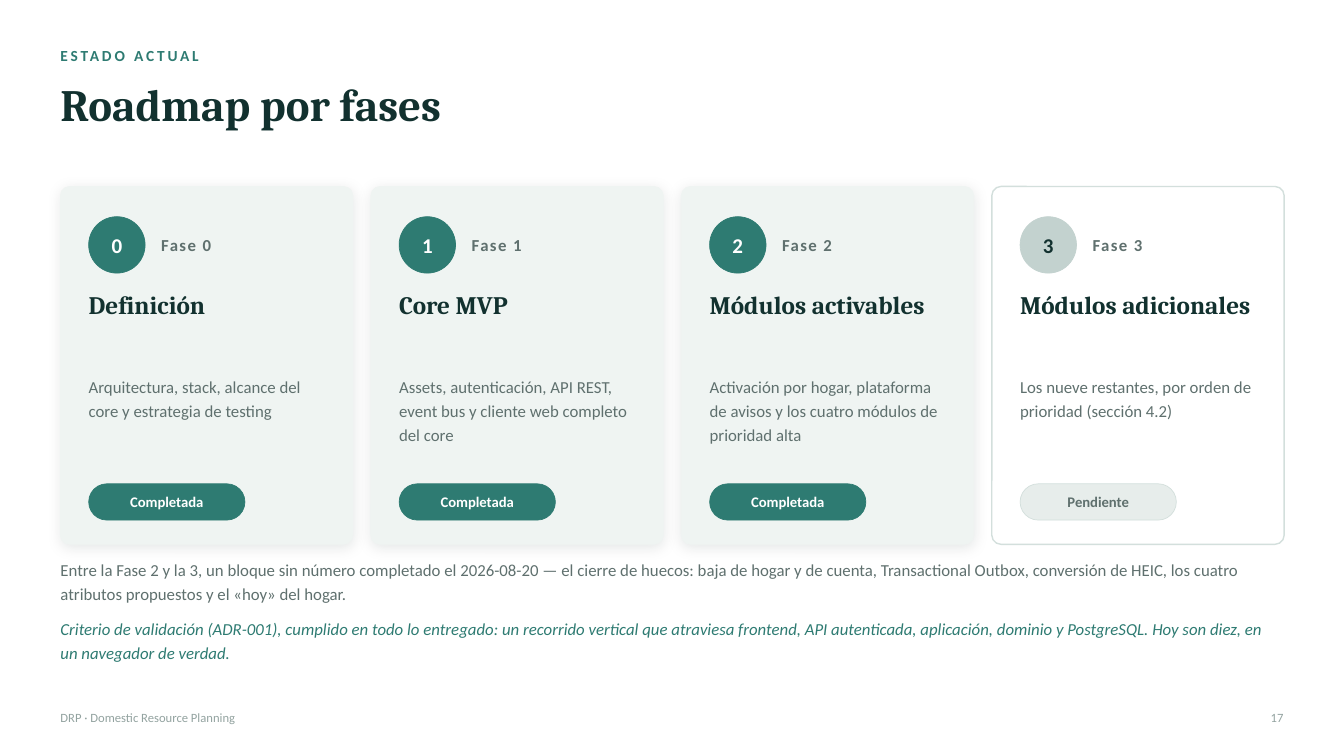
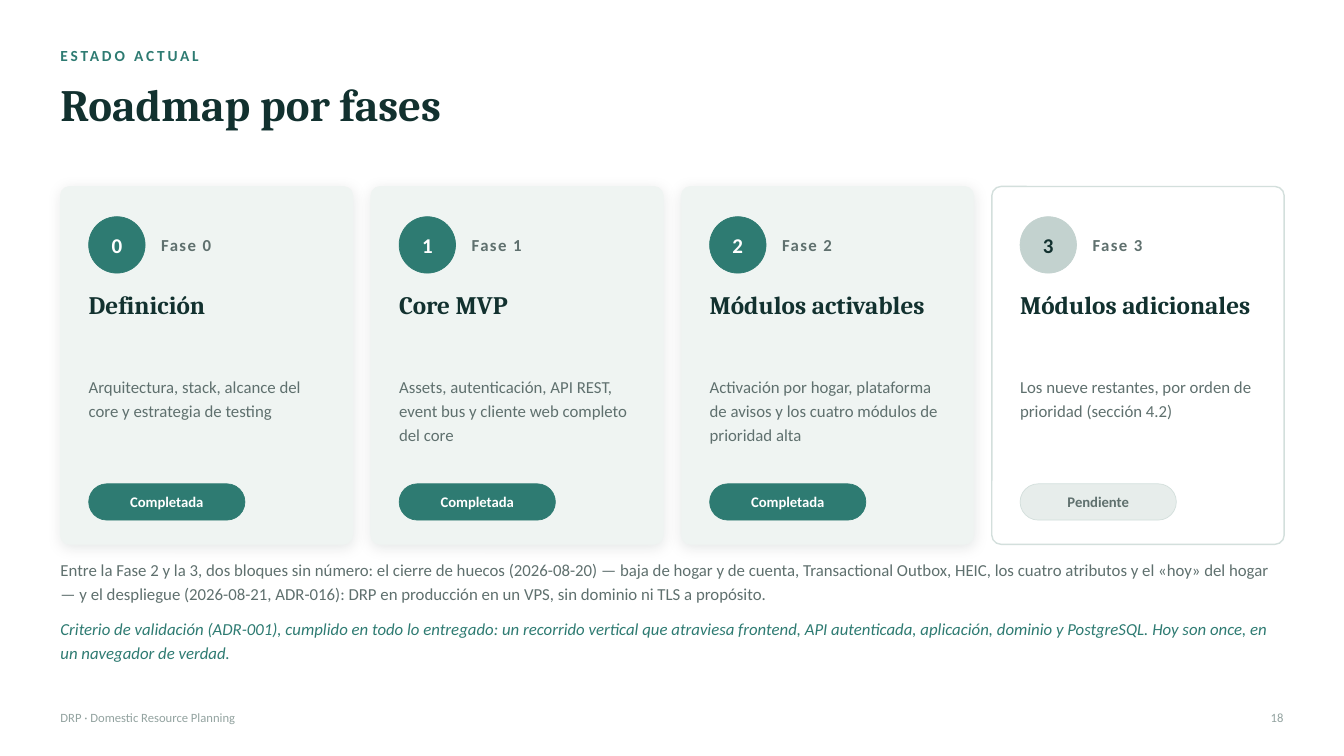
Before and after one commit to kikescribano/domestic_resource_planning, a slide deck: slide 19 of docs/common/marketing/presentations/DRP-resumen.pptx (slide 18 before the commit). Drawn at 1344x756 pixels with LibreOffice and Linux fonts; fonts in the diff are those of the drawing. Boxes give left, top, right and bottom in pixels: in the first picture for what was removed or moved away, otherwise in the second. Text is boxed around its words. In the diff, an @@ line names an element or a change of style, - is before the commit and + after.

```diff
--- a/docs/common/marketing/presentations/DRP-resumen.pptx
+++ b/docs/common/marketing/presentations/DRP-resumen.pptx
@@ text at bbox=[60, 564, 1268, 603]: text changed @@
-Entre la Fase 2 y la 3, un bloque sin número completado el 2026-08-20 — el cierre de huecos: baja de hogar y de cuenta, Transactional Outbox, conversión de HEIC, los cuatro atributos propuestos y el «hoy» del hogar.
+Entre la Fase 2 y la 3, dos bloques sin número: el cierre de huecos (2026-08-20) — baja de hogar y de cuenta, Transactional Outbox, HEIC, los cuatro atributos y el «hoy» del hogar — y el despliegue (2026-08-21, ADR-016): DRP en producción en un VPS, sin dominio ni TLS a propósito.
@@ text at bbox=[60, 623, 1267, 662]: text changed @@
-Criterio de validación (ADR-001), cumplido en todo lo entregado: un recorrido vertical que atraviesa frontend, API autenticada, aplicación, dominio y PostgreSQL. Hoy son diez, en un navegador de verdad.
+Criterio de validación (ADR-001), cumplido en todo lo entregado: un recorrido vertical que atraviesa frontend, API autenticada, aplicación, dominio y PostgreSQL. Hoy son once, en un navegador de verdad.
@@ text at bbox=[1271, 713, 1284, 722]: text changed @@
-17
+18
```
Also in this commit, not shown: 5 other slides changed, 1 slide added, 18 other files.
